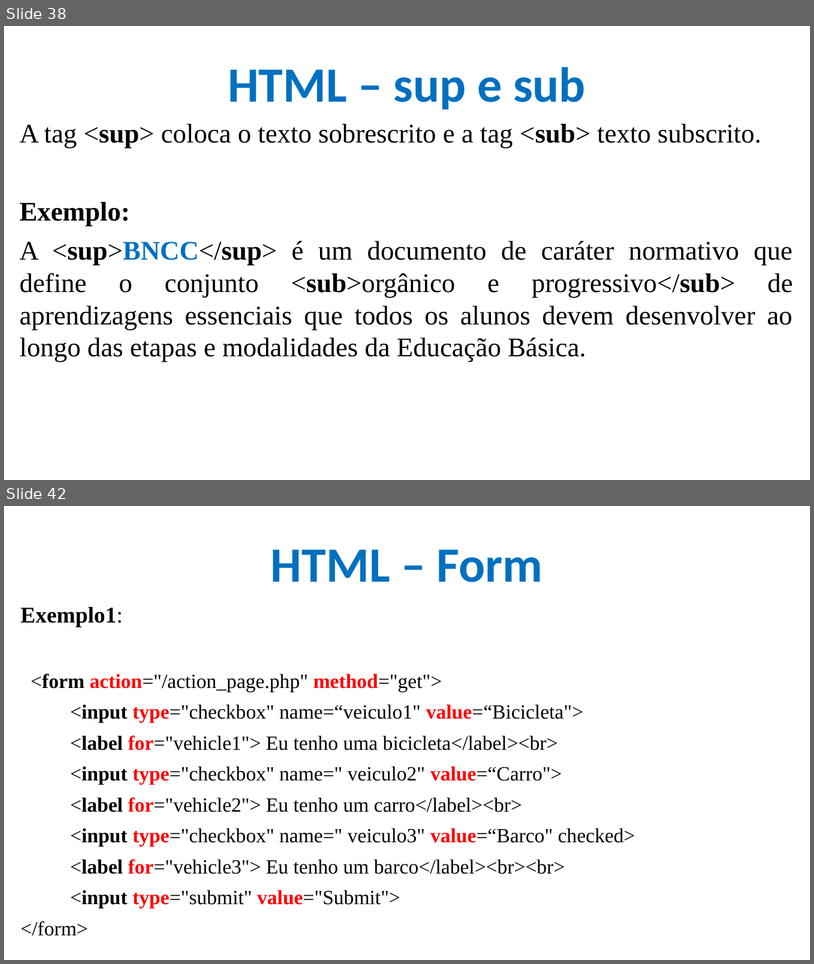
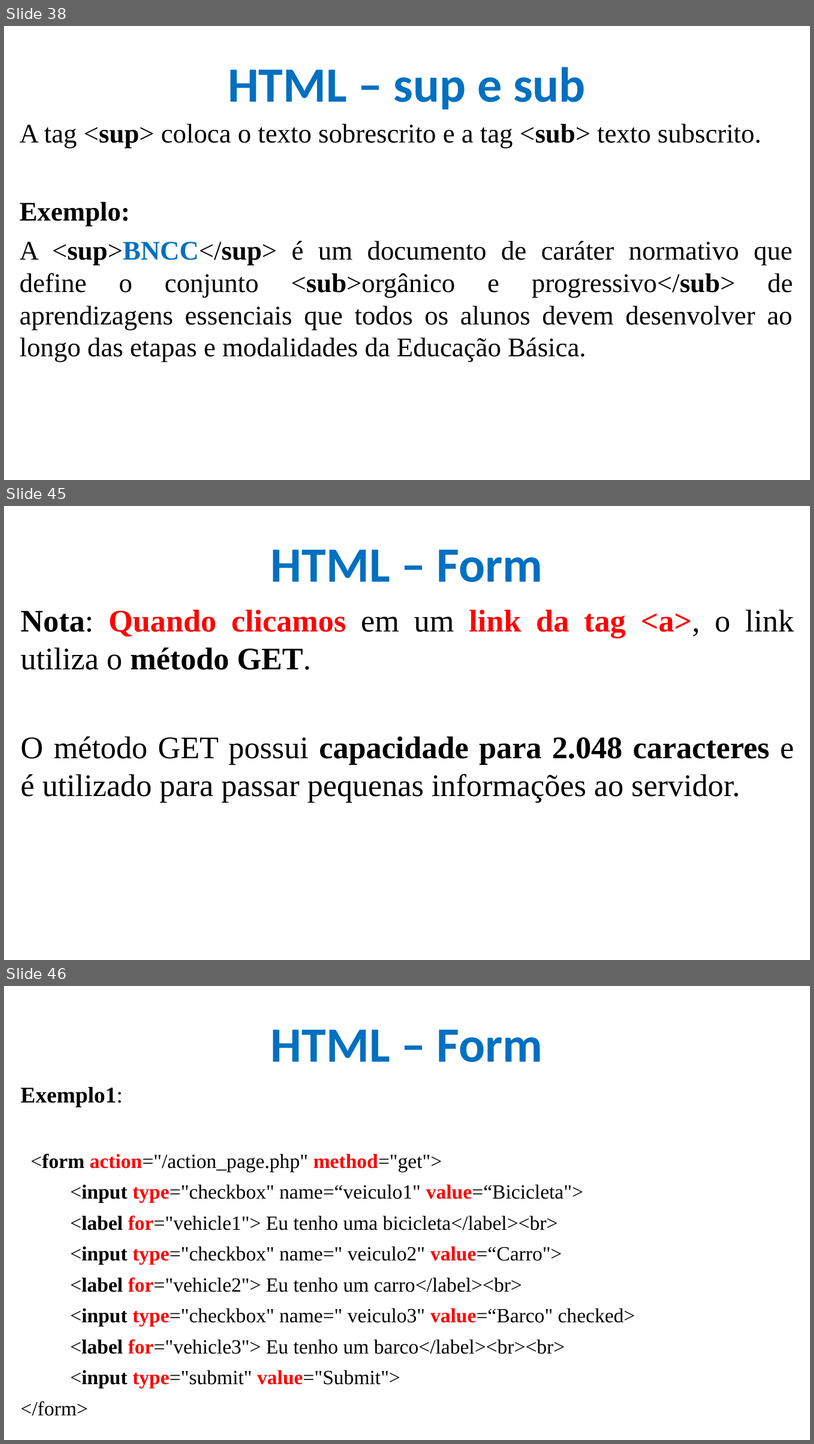
Before and after one commit to CloudEducationBrazil/WydenDesenvolvimentoWebPHP, a slide deck: 01 Classes/Aula 04 Desenvolvimento Web - HTML.pptx. Shown one above the other, each under a label of ours: slides 38 and 42 before the commit, slides 38, 45 and 46 after it; the slides between them are not shown. The pictures are 814x964 and 814x1444 pixels, drawn with LibreOffice and Linux fonts; fonts in the diff are those of the drawing; background and template pictures are left out. Boxes give left, top, right and bottom in pixels: in the first picture for what was removed or moved away, otherwise in the second. Text is boxed around its words. In the diff, an @@ line names an element or a change of style, - is before the commit and + after.

```diff
--- a/01 Classes/Aula 04 Desenvolvimento Web - HTML.pptx
+++ b/01 Classes/Aula 04 Desenvolvimento Web - HTML.pptx
@@ slide 45 added at (x1=4, y1=506, x2=810, y2=960), background picture (left out) @@
@@ title added at (x1=271, y1=549, x2=543, y2=582), 44 pt, text #0070C0, bold @@
+HTML – Form
@@ text added at (x1=21, y1=609, x2=794, y2=802), 28 pt, text #000000 @@
+  Nota: Quando clicamos em um link da tag <a>, o link utiliza o método GET.
+O método GET possui capacidade para 2.048 caracteres e é utilizado para passar pequenas informações ao servidor.
@@ what was slide 42 is now slide 46 @@
```
Also in this commit, not shown: 3 slides changed, 3 other slides added, 1 other file.
